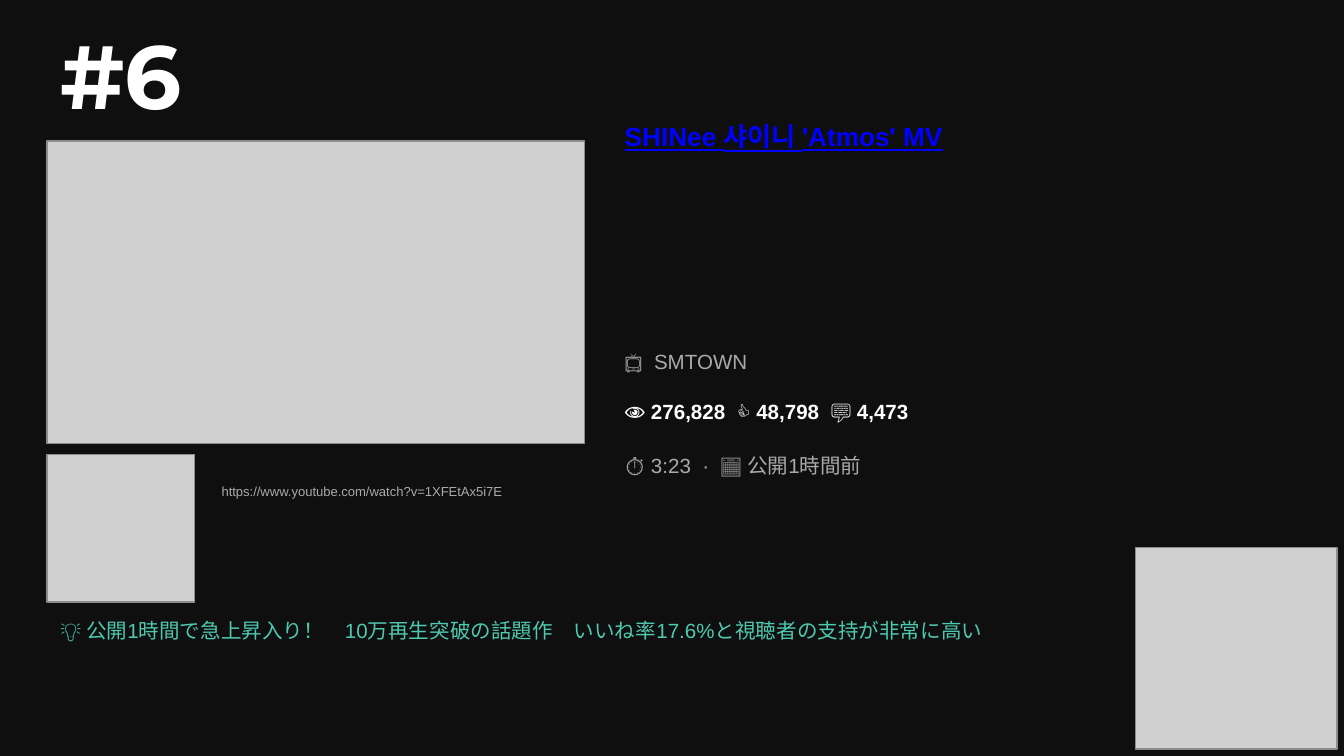
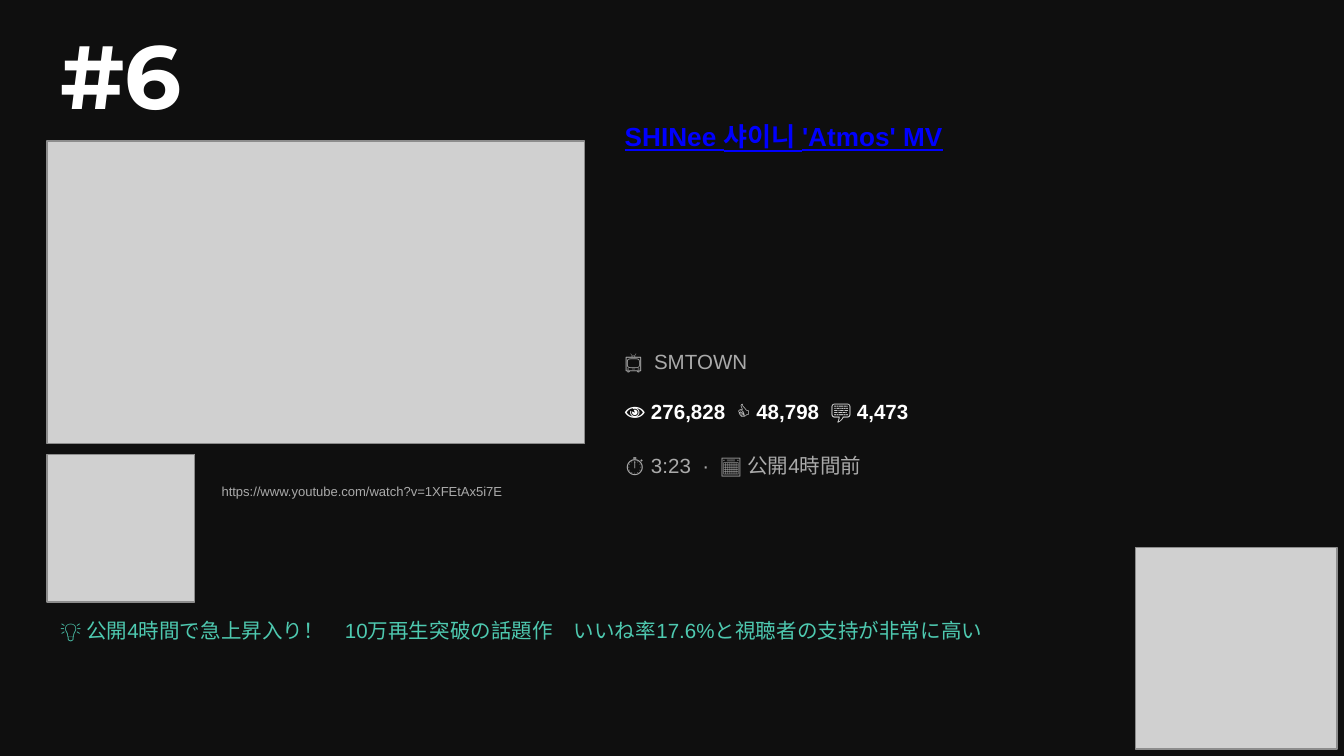
Before and after one commit to asaneasaburo0910-hub/youtube-crawler, a slide deck: slide 6 of youtube_ranking_20260601.pptx. Drawn at 1344x756 pixels with LibreOffice and Linux fonts; fonts in the diff are those of the drawing; grey boxes stand for pictures. Boxes give left, top, right and bottom in pixels: in the first picture for what was removed or moved away, otherwise in the second. Text is boxed around its words. In the diff, an @@ line names an element or a change of style, - is before the commit and + after.

```diff
--- a/youtube_ranking_20260601.pptx
+++ b/youtube_ranking_20260601.pptx
@@ text at [651,456,861,475]: text changed @@
-⏱ 3:23 · 📅 公開1時間前
+⏱ 3:23 · 📅 公開4時間前
@@ text at [86,620,983,640]: text changed @@
-💡 公開1時間で急上昇入り！ 10万再生突破の話題作 いいね率17.6%と視聴者の支持が非常に高い
+💡 公開4時間で急上昇入り！ 10万再生突破の話題作 いいね率17.6%と視聴者の支持が非常に高い
```
Also in this commit, not shown: 9 other slides changed, 3 other files.
